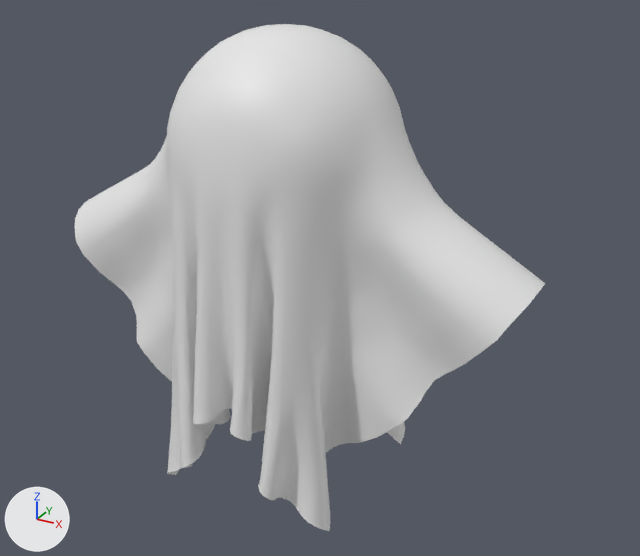
Before and after pictures for a commit that changed the FBX model Assets/Meshes/ghost.fbx.
Camera for both pictures: a 50 mm camera at (3.91, -6.52, 5.53) aimed at (0.27, 0.12, 2.21). Arrows for +X, +Y and +Z are at lower left; the lights stay in place. Where no turn or scale is listed for an object, it has been applied to the vertices.

Names of what the first picture shows: 'ghost'.
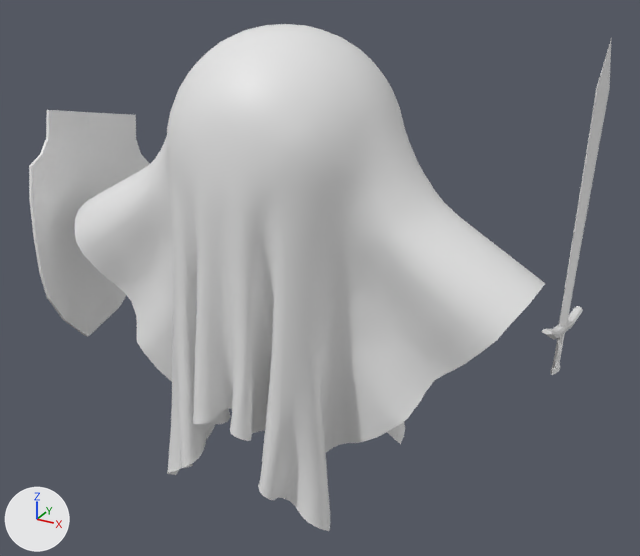
Location of each change, (x1, y1, x2, y2) in pixels of the pictures (640 x 556 px):
'shield', added: after (29, 110, 150, 337)
'sword', added: after (542, 40, 611, 375)

What changed in the scene script:
```text
Add me_cube_001:
    me_cube_001.from_pydata(...)  # 96 vertices, 128 faces; spans x -0.22..0.06, y -0.85..1.02, z -1.21..1.3
Add me_cube:
    me_cube.from_pydata(...)  # 123 vertices, 138 faces; spans x -0.06..0.04, y -0.54..0.63, z -0.44..2.21
Add ob_shield:
    ob_shield = bpy.data.objects.new('shield', me_cube_001)
    ob_shield.location = (-2.493, 0.14, 2.245)
Add ob_sword:
    ob_sword = bpy.data.objects.new('sword', me_cube)
    ob_sword.location = (2.518, 0.151, 2.272)
```
